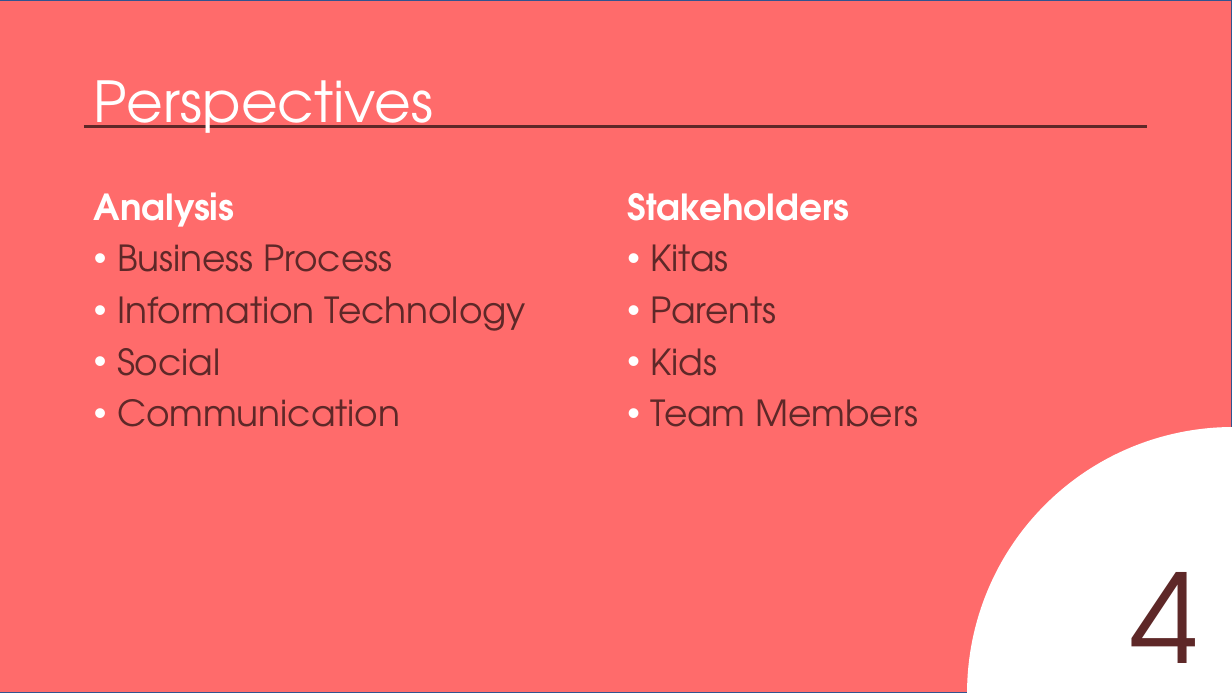
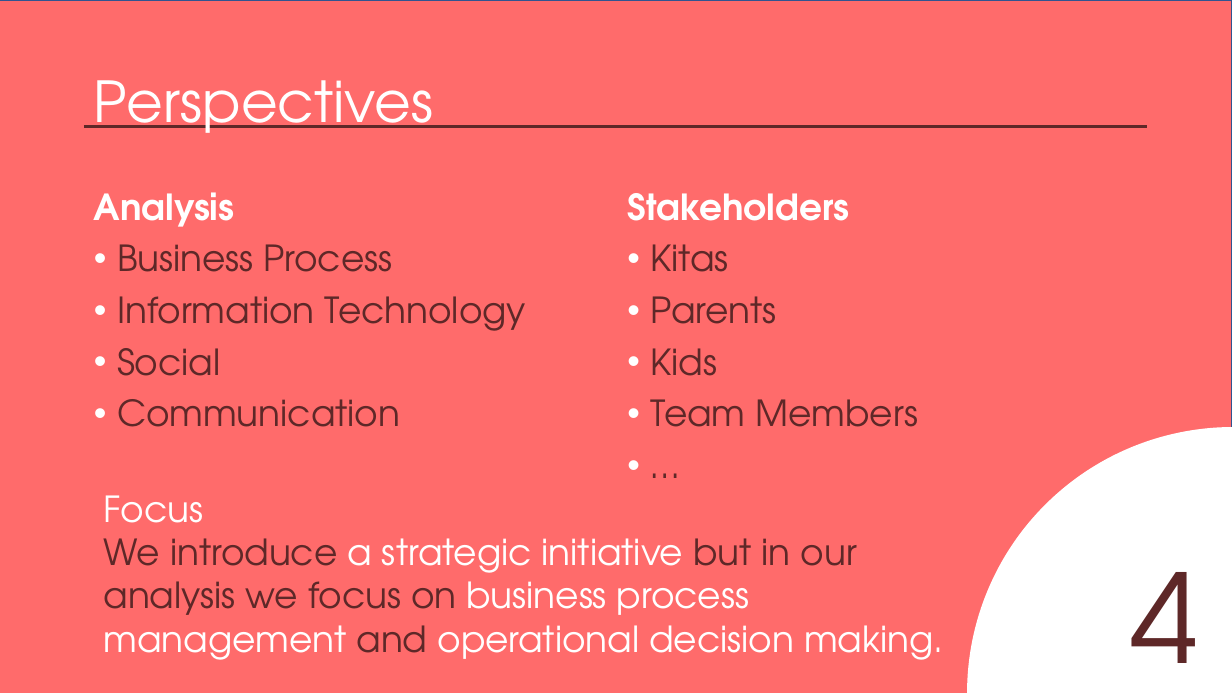
Before and after one commit to AgileBusinessAnalysis/10_TEAM, a slide deck: slide 8 of Initial_Pitch.pptx (slide 7 before the commit). Drawn at 1232x693 pixels with LibreOffice and Linux fonts; fonts in the diff are those of the drawing. Boxes give left, top, right and bottom in pixels: in the first picture for what was removed or moved away, otherwise in the second. Text is boxed around its words. In the diff, an @@ line names an element or a change of style, - is before the commit and + after.

```diff
--- a/Initial_Pitch.pptx
+++ b/Initial_Pitch.pptx
@@ text at box(627, 193, 918, 427): paragraph added @@
+• …
@@ text added at box(104, 495, 943, 660), 28 pt, text #FFFFFF @@
+Focus
+We introduce a strategic initiative but in our analysis we focus on business process management and operational decision making.
```
Also in this commit, not shown: 4 other slides changed, 1 slide added.
